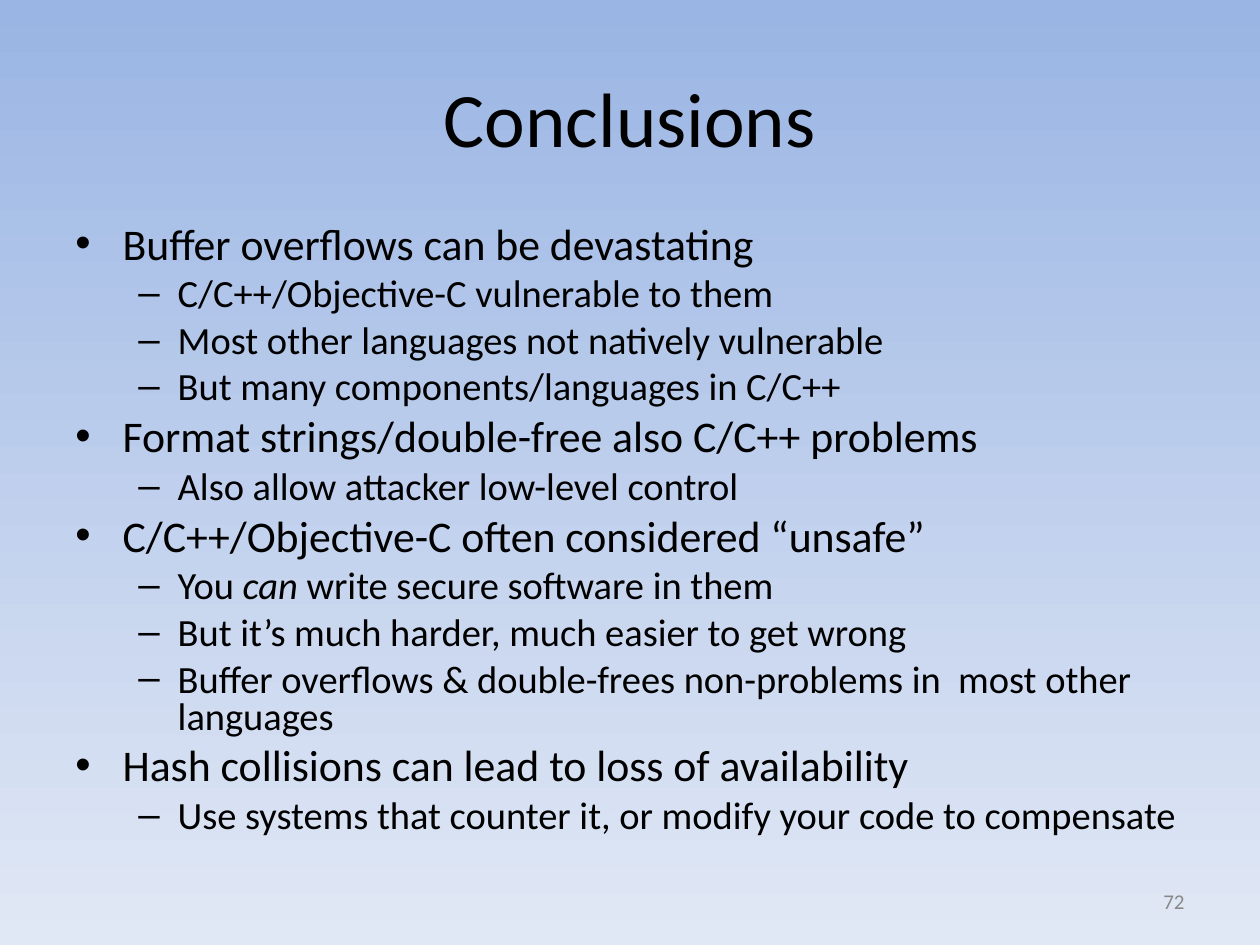
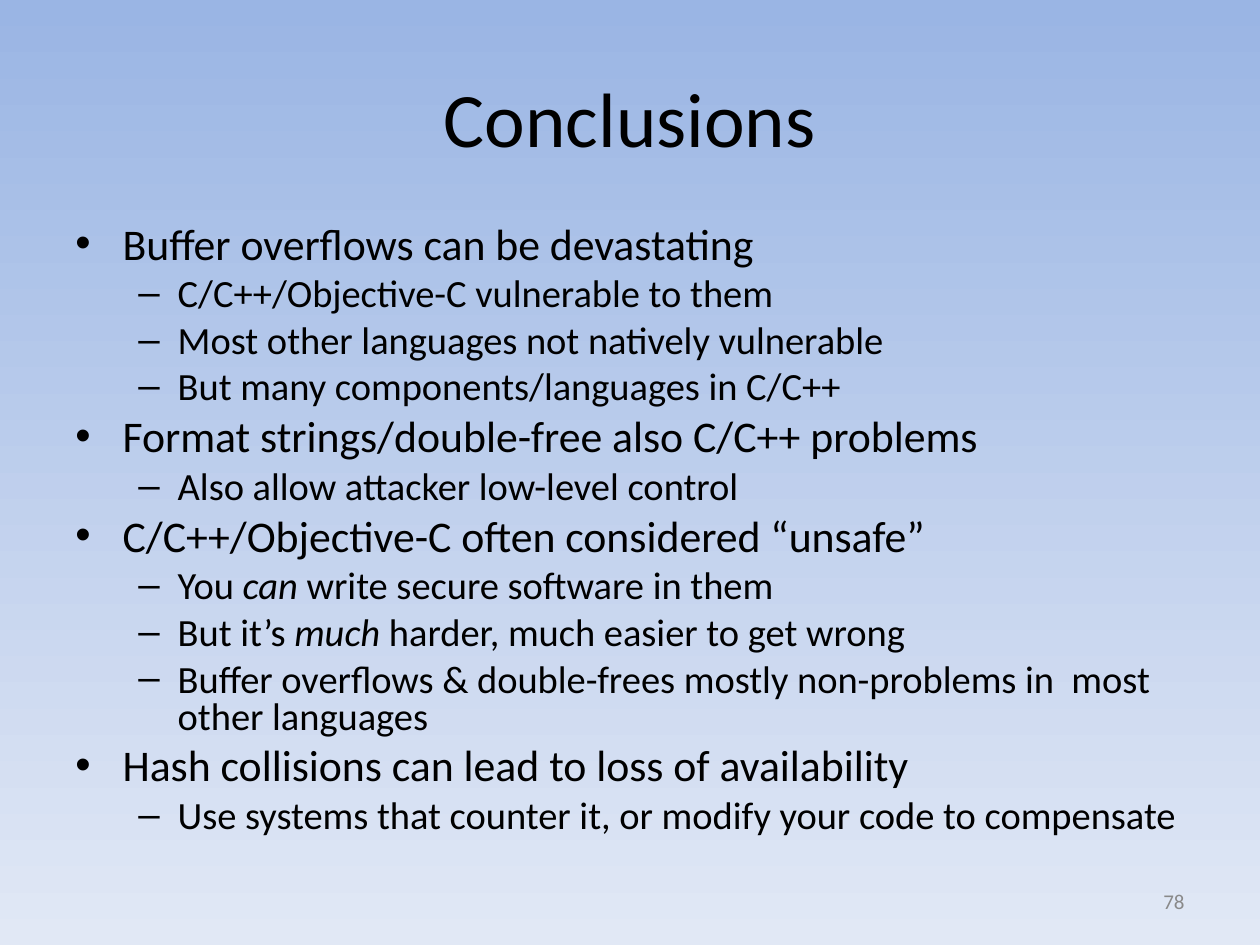
Before and after one commit to david-a-wheeler/david-a-wheeler.github.io, a slide deck: slide 78 of secure-class/presentations/Secure-Software-3-Buffer-Overflow.ppt (slide 72 before the commit). Drawn at 1260x945 pixels with LibreOffice and Linux fonts; fonts in the diff are those of the drawing. Boxes give left, top, right and bottom in pixels: in the first picture for what was removed or moved away, otherwise in the second. Text is boxed around its words. In the diff, an @@ line names an element or a change of style, - is before the commit and + after.

Commit message:
Update misc.html and buffer overflow slides

```diff
--- a/secure-class/presentations/Secure-Software-3-Buffer-Overflow.ppt
+++ b/secure-class/presentations/Secure-Software-3-Buffer-Overflow.ppt
@@ text at box(178, 619, 905, 653): italic on in "much" @@
@@ text at box(178, 666, 1149, 737): text changed @@
-  – Buffer overflows & double-frees non-problems in most other languages
+  – Buffer overflows & double-frees mostly non-problems in most other languages
@@ page number at box(1163, 895, 1184, 909): text changed @@
-72
+78
```
Also in this commit, not shown: 6 other slides changed, 6 slides added, 1 other file.
